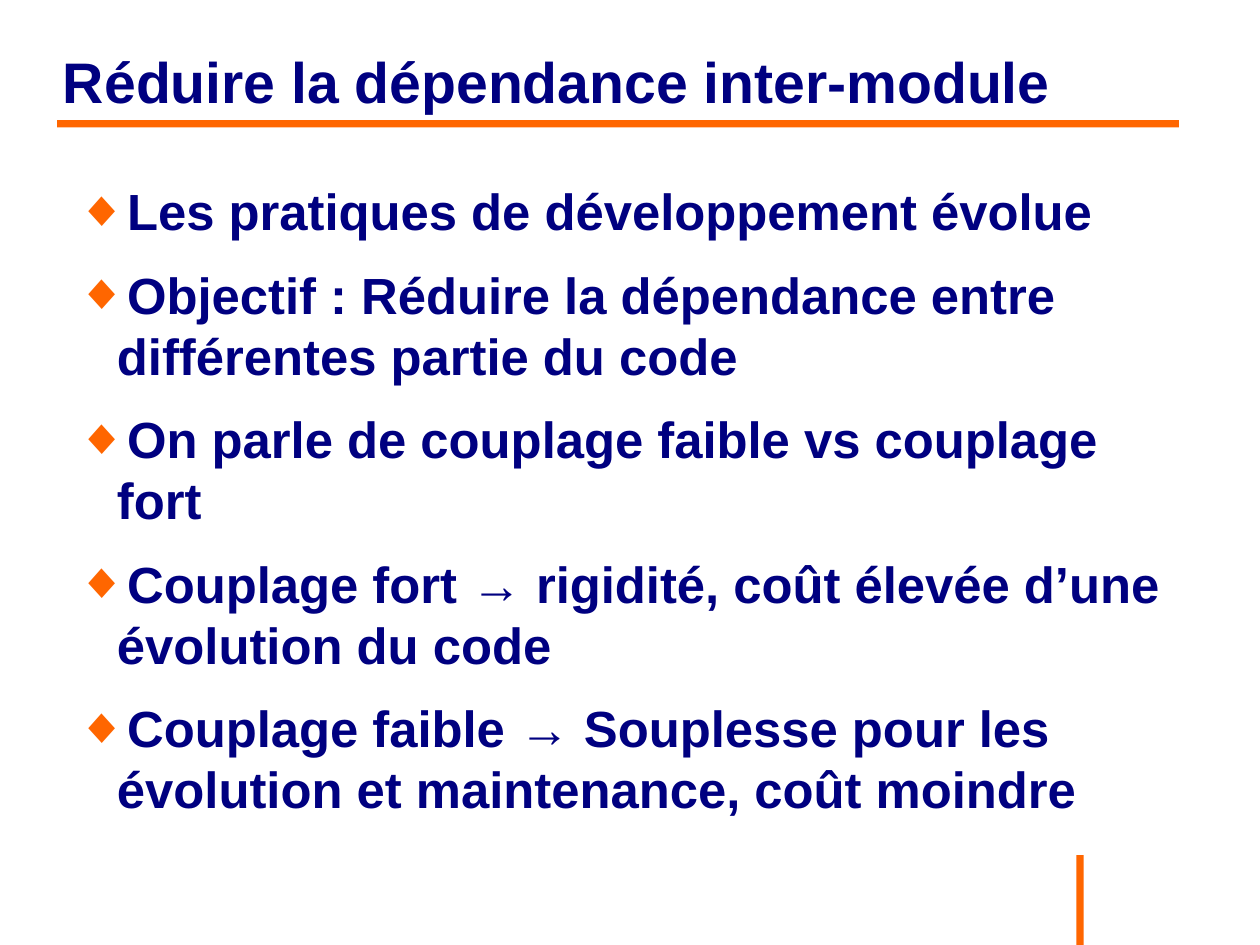
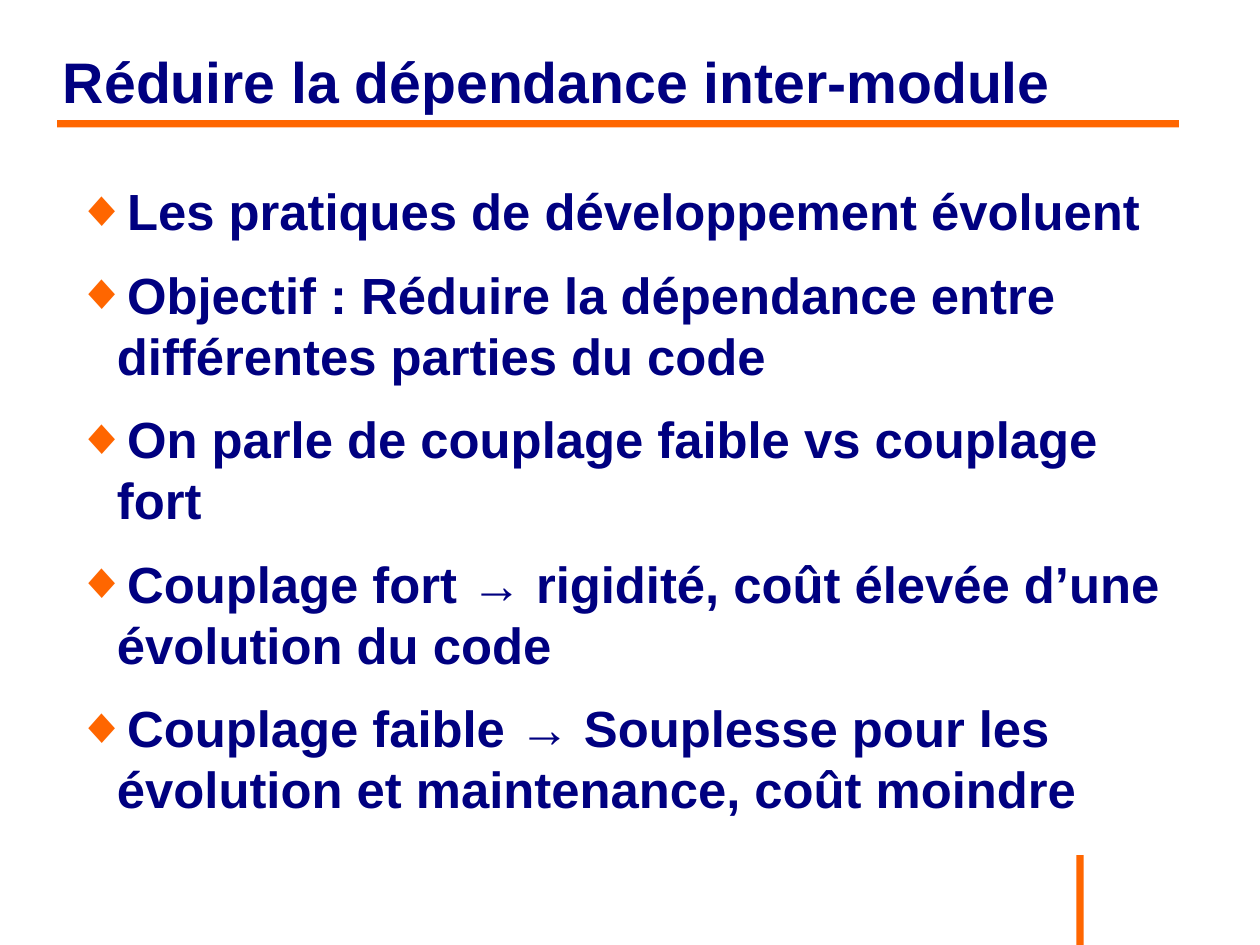
Before and after one commit to philphils/formation-spring, a slide deck: slide 9 of Documentation/diapo_formation_spring.odp. Drawn at 1260x945 pixels with LibreOffice and Linux fonts; fonts in the diff are those of the drawing; background and template pictures are left out. Boxes give left, top, right and bottom in pixels: in the first picture for what was removed or moved away, otherwise in the second. Text is boxed around its words. In the diff, an @@ line names an element or a change of style, - is before the commit and + after.

Commit message:
Avancement diapo partie 1

```diff
--- a/Documentation/diapo_formation_spring.odp
+++ b/Documentation/diapo_formation_spring.odp
@@ text at (x1=117, y1=192, x2=1140, y2=385): text changed @@
-◆ Les pratiques de développement évolue
-◆ Objectif : Réduire la dépendance entre différentes partie du code
+◆ Les pratiques de développement évoluent
+◆ Objectif : Réduire la dépendance entre différentes parties du code
```
Also in this commit, not shown: 2 other slides changed, 18 slides added.
